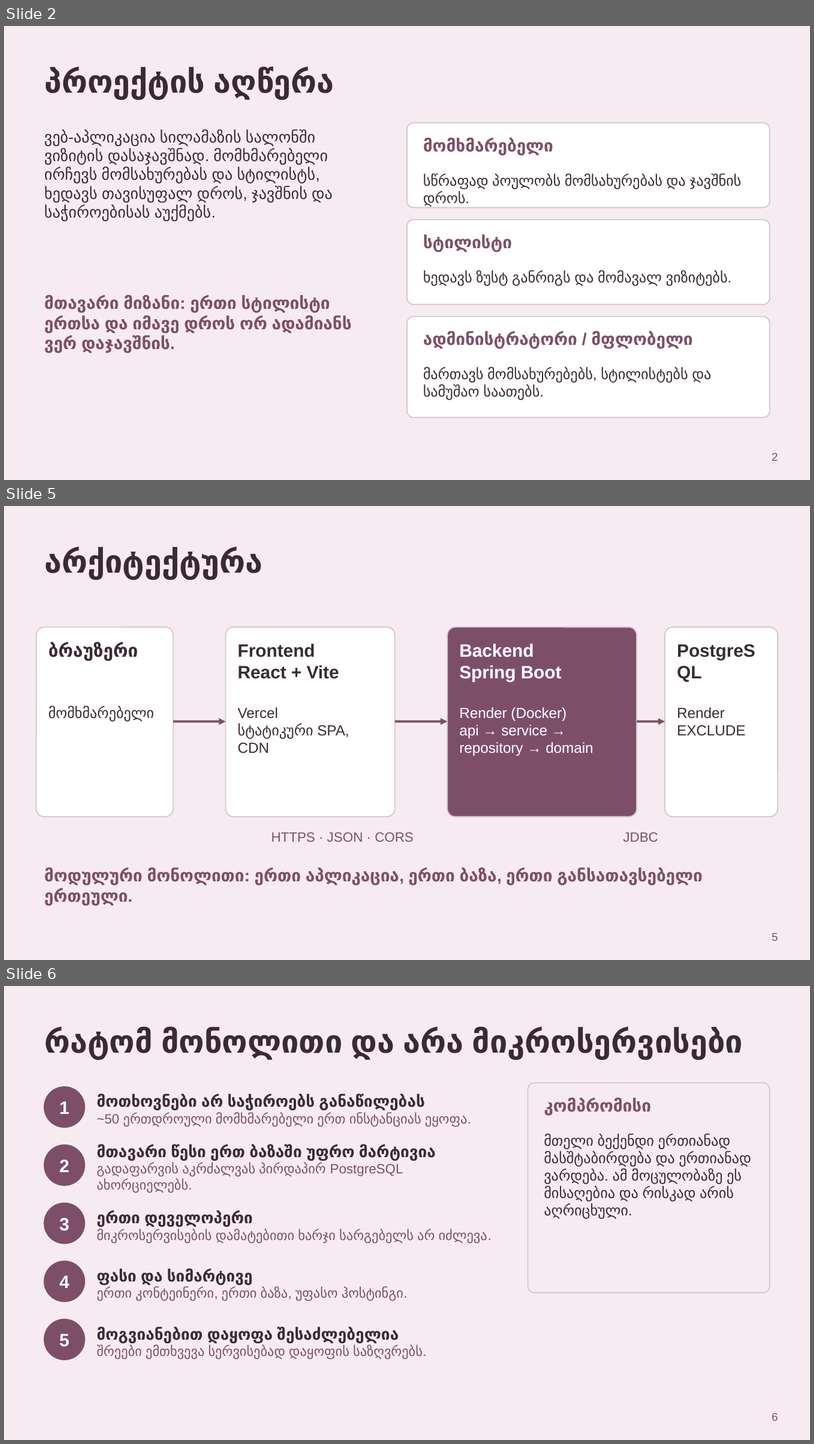
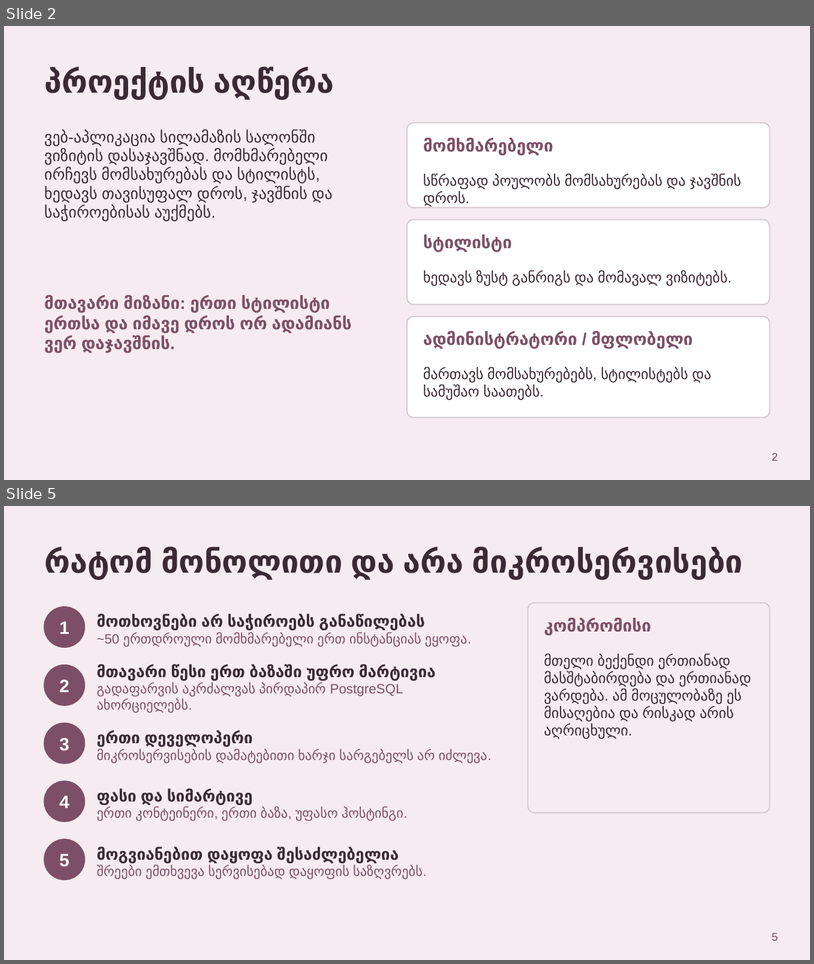
Before and after one commit to TamarGagnide/SalonBooking, a slide deck: docs/SalonBooking_presentation_ka.pptx. Shown one above the other, each under a label of ours: slides 2, 5 and 6 before the commit, slides 2 and 5 after it; the slides between them are not shown. The pictures are 814x1444 and 814x964 pixels, drawn with LibreOffice and Linux fonts; fonts in the diff are those of the drawing. Boxes give left, top, right and bottom in pixels: in the first picture for what was removed or moved away, otherwise in the second. Text is boxed around its words. In the diff, an @@ line names an element or a change of style, - is before the commit and + after.

```diff
--- a/docs/SalonBooking_presentation_ka.pptx
+++ b/docs/SalonBooking_presentation_ka.pptx
@@ slide 5 removed at bbox=[4, 506, 810, 960], background #F6EBF0 @@
@@ title removed at bbox=[44, 547, 263, 579] @@
-არქიტექტურა
@@ rounded rectangle removed at bbox=[36, 627, 173, 816] @@
@@ rounded rectangle removed at bbox=[226, 627, 395, 816] @@
@@ rounded rectangle removed at bbox=[447, 627, 637, 816] @@
@@ rounded rectangle removed at bbox=[665, 627, 778, 816] @@
@@ text removed at bbox=[48, 642, 138, 661] @@
-ბრაუზერი
@@ text removed at bbox=[238, 643, 339, 679] @@
-Frontend
-React + Vite
@@ text removed at bbox=[459, 643, 562, 681] @@
-Backend
-Spring Boot
@@ text removed at bbox=[677, 639, 766, 696] @@
-PostgreSQL
@@ text removed at bbox=[48, 706, 154, 721] @@
-მომხმარებელი
@@ arrow removed from (173, 721) to (226, 721) @@
@@ text removed at bbox=[238, 707, 349, 753] @@
-Vercel
-სტატიკური SPA, CDN
@@ arrow removed from (395, 721) to (447, 721) @@
@@ text removed at bbox=[459, 707, 593, 756] @@
-Render (Docker)
-api → service →
-repository → domain
@@ arrow removed from (637, 721) to (665, 721) @@
@@ text removed at bbox=[677, 707, 746, 736] @@
-Render
-EXCLUDE
@@ text removed at bbox=[272, 832, 414, 841] @@
-HTTPS · JSON · CORS
@@ text removed at bbox=[623, 832, 658, 841] @@
-JDBC
@@ text removed at bbox=[44, 868, 703, 906] @@
-მოდულური მონოლითი: ერთი აპლიკაცია, ერთი ბაზა, ერთი განსათავსებელი ერთეული.
@@ page number removed at bbox=[772, 933, 778, 940] @@
-5
@@ what was slide 6 is now slide 5 @@
@@ page number at bbox=[772, 933, 778, 940]: text changed @@
-6
+5
```
Also in this commit, not shown: 7 slides changed, 1 slide added, 2 other slides removed.
